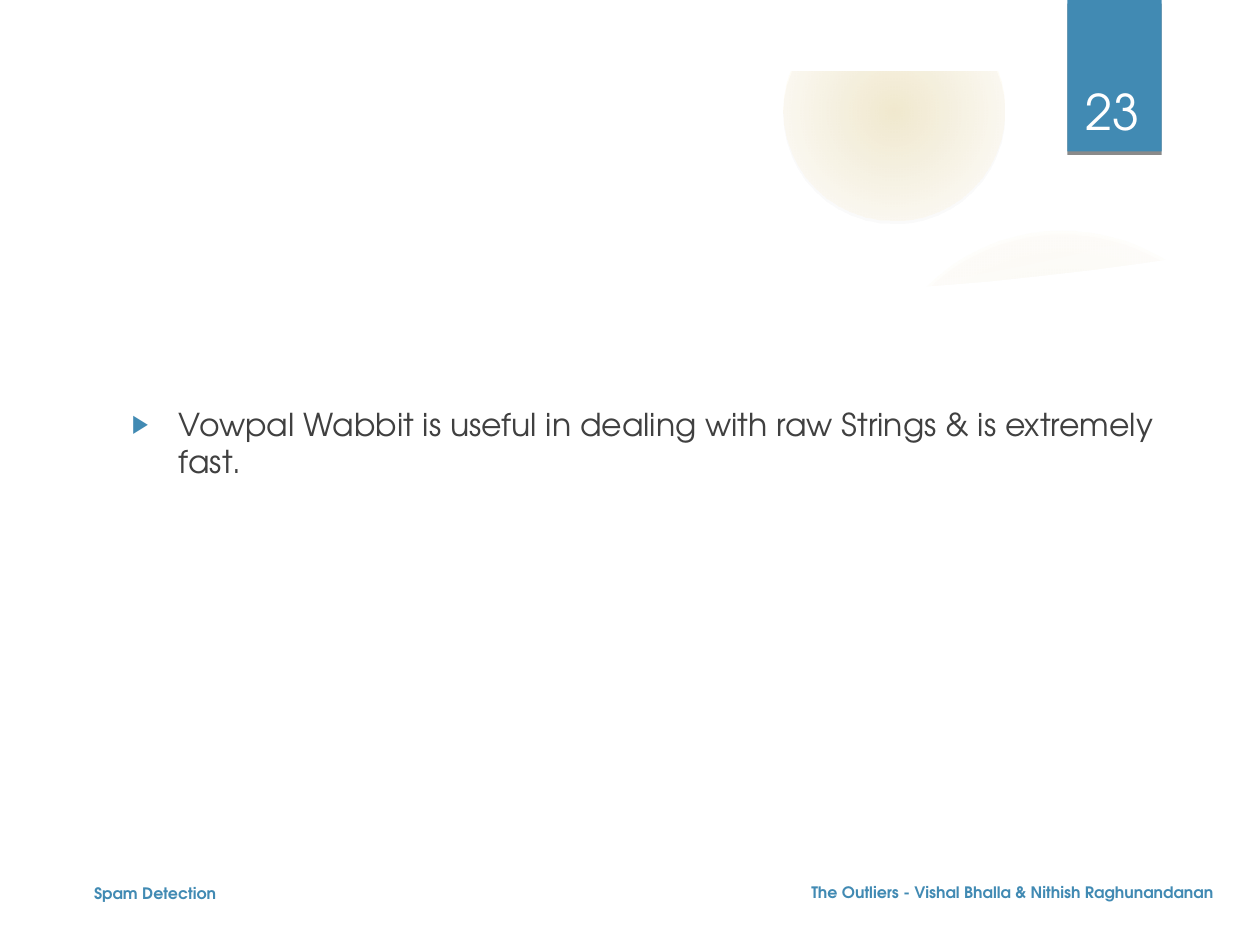
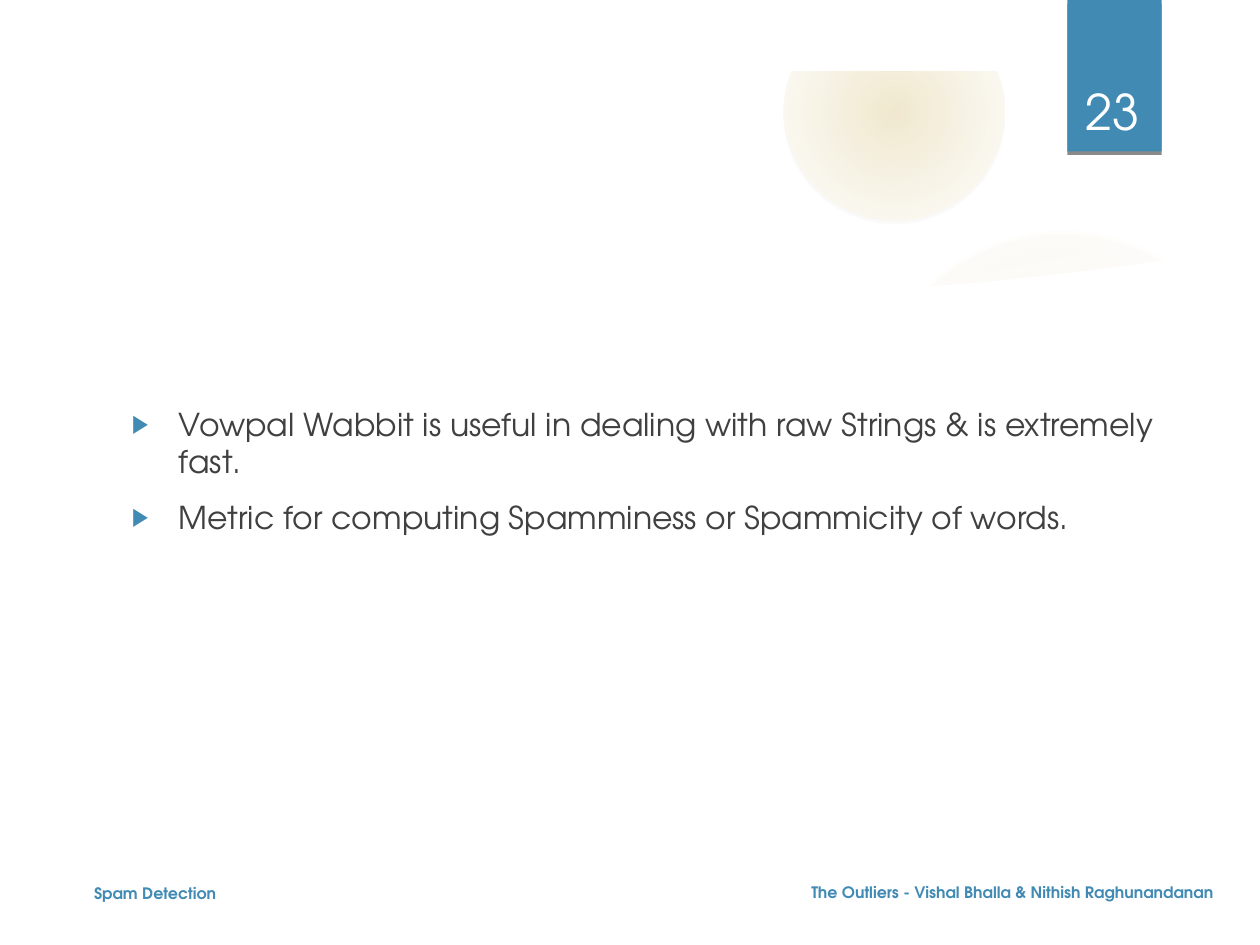
Before and after one commit to nehgu/Anomaly-Detection, a slide deck: slide 23 of Challenges/Spam Filtering Challenge 4/Ppt - Spam Detection Challenge-4.odp. Drawn at 1260x945 pixels with LibreOffice and Linux fonts; fonts in the diff are those of the drawing; background and template pictures are left out. Boxes give left, top, right and bottom in pixels: in the first picture for what was removed or moved away, otherwise in the second. Text is boxed around its words. In the diff, an @@ line names an element or a change of style, - is before the commit and + after.

```diff
--- a/Challenges/Spam Filtering Challenge 4/Ppt - Spam Detection Challenge-4.odp
+++ b/Challenges/Spam Filtering Challenge 4/Ppt - Spam Detection Challenge-4.odp
@@ text at [179, 505, 1068, 536]: paragraph added @@
+▶ Metric for computing Spamminess or Spammicity of words.
```
Also in this commit, not shown: 4 other slides changed, 1 other file.
